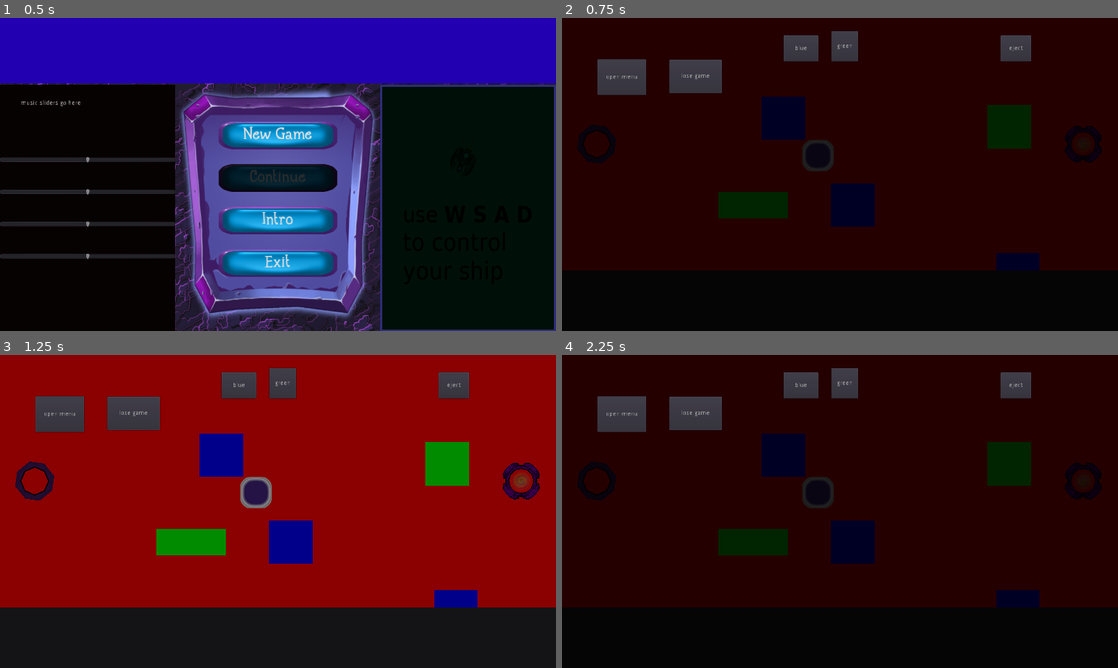
Above: before the commit, frames 1-4 (two rows, left to right).
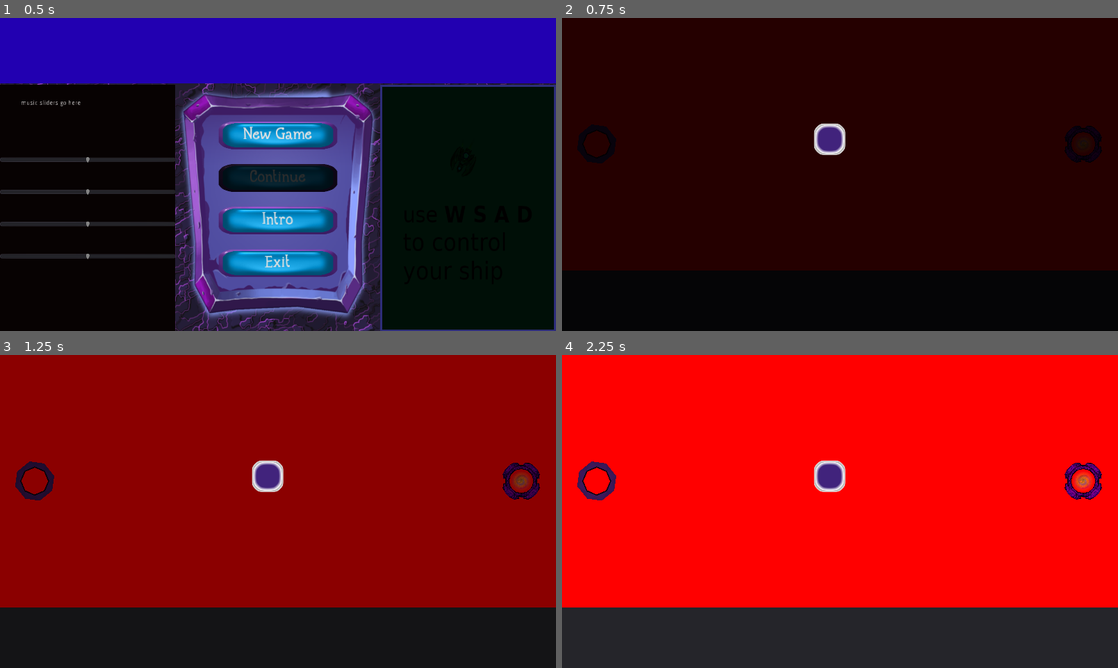
Above: after the commit, the same moments.

Repository: ktosox/Wild_Jam_03_2019
Game: Godot game, scene res://Scenes_and_Scripts/MainMenu/MainMenu.tscn
Two runs of this game, one before a commit and one after it. Both use one fixed random seed, a clock stepped at 60 frames per second and the inputs below.
Inputs (mouse positions are in pixels of both pictures, inside the frame that each line leads up to):
- Up to frame 1 (0.5 s): no input
- Up to frame 2 (0.75 s): click "New Game" at 0.5 s
- Up to frame 3 (1.25 s): no input
- Up to frame 4 (2.25 s): click (623, 414) at 1.25 s, where only the run before the commit has a clickable "open menu"; click (840, 511) at 2 s, where only the run before the commit has a clickable "RESET"

Frame 1 is identical in both runs. In frame 2, 9.1% of the frame differs, in the area x 6-86%, y 4-81%; in frame 3, 9.3%; in frame 4, 100%, in the area x 0-100%, y 0-100%.

Commit message:
code clean up

Diff:
--- a/Scenes_and_Scripts/GameCore/GameLayerHolder.tscn
+++ b/Scenes_and_Scripts/GameCore/GameLayerHolder.tscn
@@ -12,10 +12,7 @@
 color = Color( 0, 0, 0, 1 )
 
 [node name="LayerRed" parent="." instance=ExtResource( 2 )]
-tile_data = PoolIntArray( 196618, 1, 0, 262180, 0, 0, 983083, -1610612735, 0 )
 
 [node name="LayerGreen" parent="." instance=ExtResource( 2 )]
-tile_data = PoolIntArray( 655409, 0, 0, 1310738, 1, 0, 1900553, 1, 0, 1900571, 1, 0 )
 
 [node name="LayerBlue" parent="." instance=ExtResource( 2 )]
-tile_data = PoolIntArray( 589847, 0, 0, 1245215, 0, 0, 1769522, 0, 0 )
--- a/Scenes_and_Scripts/GameCore/GameScene.gd
+++ /dev/null
@@ -1,101 +0,0 @@
-extends Node
-
-var gameMenu = load("res://Scenes_and_Scripts/GameCore/GameMenu.tscn")
-var gameOver = load("res://Scenes_and_Scripts/GameCore/GameOver.tscn")
-var playerBase = load("res://Scenes_and_Scripts/Player/PlayerGhost.tscn")
-var layerHolder
-var player
-
-func _ready():
-	get_tree().paused = false
-	$FadeInTimer.start()
-	$GenericBase.setParent(self)
-	$ExitPortal.parentGameState = self
-	layerHolder = $GameLayerHolder
-	switchActiveLayer("red")
-
-
-func _input(event):
-	if(event.is_action("ui_cancel")):
-		openGameMenu()
-
-#func _process(delta):
-#	pass
-
-func switchActiveLayer(newLayer):
-	layerHolder.setActiveLayer(newLayer)
-	pass
-
-func lockPlayer(lockPosition):
-	player.followMouse = false
-	player.restLocation = lockPosition
-	pass
-
-func unlockPlayer():
-	player.followMouse = true
-	pass
-
-func spawnPlayer():
-	player = playerBase.instance()
-	add_child(player)
-
-func startPortal():
-
-	pass
-
-func gameWon():
-	$WinTimer.start()
-	pass
-
-func openGameMenu():
-	var pauseMenu = gameMenu.instance()
-	self.add_child(pauseMenu, true)
-	get_tree().paused = true
-	pass
-
-func gameLost():
-	var lostScreen = gameOver.instance()
-	self.add_child(lostScreen, true)
-	get_tree().paused = true
-
-
-func _on_Button_pressed():
-	openGameMenu()
-
-
-func _on_Button2_pressed():
-	gameLost()
-
-
-
-func _on_WinTimer_timeout():
-
-	pass # replace with function body
-
-
-
-func _on_FadeInTimer_timeout():
-	spawnPlayer()
-
-	#stuff after fade in ends
-	pass
-
-
-func _on_FadeOutTimer_timeout():
-	#stuff after screen turns black
-	pass
-
-
-func _on_Button3_pressed():
-	unlockPlayer()
-	pass # Replace with function body.
-
-
-func _on_Button5_pressed():
-	switchActiveLayer("green")
-	pass # Replace with function body.
-
-
-func _on_Button4_pressed():
-	switchActiveLayer("blue")
-	pass # Replace with function body.
--- a/Scenes_and_Scripts/GameCore/GameScene.tscn
+++ /dev/null
@@ -1,80 +0,0 @@
-[gd_scene load_steps=8 format=2]
-
-[ext_resource path="res://Scenes_and_Scripts/GameCore/GameScene.gd" type="Script" id=1]
-[ext_resource path="res://Scenes_and_Scripts/GameCore/GameLayerHolder.tscn" type="PackedScene" id=2]
-[ext_resource path="res://Scenes_and_Scripts/Bases/GenericBase.tscn" type="PackedScene" id=3]
-[ext_resource path="res://Scenes_and_Scripts/Environment/SpawnPlatform.tscn" type="PackedScene" id=4]
-[ext_resource path="res://Scenes_and_Scripts/Environment/ExitPortal.tscn" type="PackedScene" id=5]
-[ext_resource path="res://Scenes_and_Scripts/GameCore/ScreenEdge.tscn" type="PackedScene" id=6]
-[ext_resource path="res://Scenes_and_Scripts/Interface/Overlay.tscn" type="PackedScene" id=7]
-
-[node name="GameScene" type="Node"]
-script = ExtResource( 1 )
-
-[node name="GameLayerHolder" parent="." instance=ExtResource( 2 )]
-
-[node name="GenericBase" parent="." instance=ExtResource( 3 )]
-position = Vector2( 589.372, 316.543 )
-
-[node name="SpawnPlatform" parent="." instance=ExtResource( 4 )]
-
-[node name="ExitPortal" parent="." instance=ExtResource( 5 )]
-
-[node name="ScreenEdge" parent="." instance=ExtResource( 6 )]
-
-[node name="Overlay" parent="." instance=ExtResource( 7 )]
-
-[node name="WinTimer" type="Timer" parent="."]
-wait_time = 5.0
-one_shot = true
-
-[node name="FadeInTimer" type="Timer" parent="."]
-one_shot = true
-
-[node name="FadeOutTimer" type="Timer" parent="."]
-wait_time = 4.0
-one_shot = true
-
-[node name="Button" type="Button" parent="."]
-margin_left = 82.0
-margin_top = 95.0
-margin_right = 194.0
-margin_bottom = 177.0
-text = "open menu"
-
-[node name="Button2" type="Button" parent="."]
-margin_left = 247.0
-margin_top = 96.0
-margin_right = 368.0
-margin_bottom = 173.0
-text = "lose game"
-
-[node name="Button3" type="Button" parent="."]
-margin_left = 1010.0
-margin_top = 40.0
-margin_right = 1080.0
-margin_bottom = 100.0
-text = "eject"
-
-[node name="Button4" type="Button" parent="."]
-margin_left = 510.0
-margin_top = 40.0
-margin_right = 590.0
-margin_bottom = 100.0
-text = "blue"
-
-[node name="Button5" type="Button" parent="."]
-margin_left = 620.0
-margin_top = 30.0
-margin_right = 682.0
-margin_bottom = 100.0
-text = "green"
-
-[connection signal="timeout" from="WinTimer" to="." method="_on_WinTimer_timeout"]
-[connection signal="timeout" from="FadeInTimer" to="." method="_on_FadeInTimer_timeout"]
-[connection signal="timeout" from="FadeOutTimer" to="." method="_on_FadeOutTimer_timeout"]
-[connection signal="pressed" from="Button" to="." method="_on_Button_pressed"]
-[connection signal="pressed" from="Button2" to="." method="_on_Button2_pressed"]
-[connection signal="pressed" from="Button3" to="." method="_on_Button3_pressed"]
-[connection signal="pressed" from="Button4" to="." method="_on_Button4_pressed"]
-[connection signal="pressed" from="Button5" to="." method="_on_Button5_pressed"]
--- a/Scenes_and_Scripts/GameCore/GameState.gd
+++ b/Scenes_and_Scripts/GameCore/GameState.gd
@@ -3,6 +3,12 @@
 #defualt game state
 
 #used by all levels for gameplay stuff
+
+var gameMenu = load("res://Scenes_and_Scripts/GameCore/GameMenu.tscn")
+var gameOver = load("res://Scenes_and_Scripts/GameCore/GameOver.tscn")
+var playerBase = load("res://Scenes_and_Scripts/Player/PlayerGhost.tscn")
+var player
+
 
 var myLevel #
 var myManager
@@ -14,8 +20,13 @@
 
 
 func _ready():
+	get_tree().paused = false
+	$FadeInTimer.start()
+	$GenericBase.setParent(self)
+	$ExitPortal.parentGameState = self
 	layerHolder = $GameLayerHolder
 	switchActiveLayer("red")
+
 
 func _process(delta):
 
@@ -24,17 +35,19 @@
 
 
 func _input(event):
-	if(gameMode):
-		#ghost mode stuff
-		pass
-	else:
-		#base mode stuff
-		pass
-	#if(event.is_class("InputEventMouseButton") and event.is_pressed()):
-	#	if(event.button_index == 1): #follow on left mouse button click
-	#		followMouse = true
-	#	elif(event.button_index == 2): # stop following on right button click
-	#		followMouse = false
+	if(event.is_action("ui_cancel")):
+		openGameMenu()
+#	if(gameMode):
+#		#ghost mode stuff
+#		pass
+#	else:
+#		#base mode stuff
+#		pass
+#	#if(event.is_class("InputEventMouseButton") and event.is_pressed()):
+#	#	if(event.button_index == 1): #follow on left mouse button click
+#	#		followMouse = true
+#	#	elif(event.button_index == 2): # stop following on right button click
+#	#		followMouse = false
 
 func switchGameMode():
 	if(gameMode):
@@ -45,9 +58,43 @@
 		pass
 	pass
 
+
 func switchActiveLayer(newLayer):
 	layerHolder.setActiveLayer(newLayer)
 	pass
+
+func lockPlayer(lockPosition):
+	player.followMouse = false
+	player.restLocation = lockPosition
+	pass
+
+func unlockPlayer():
+	player.followMouse = true
+	pass
+
+func spawnPlayer():
+	player = playerBase.instance()
+	add_child(player)
+
+func startPortal():
+
+	pass
+
+func gameWon():
+	$WinTimer.start()
+	pass
+
+func openGameMenu():
+	var pauseMenu = gameMenu.instance()
+	self.add_child(pauseMenu, true)
+	get_tree().paused = true
+	pass
+
+func gameLost():
+	var lostScreen = gameOver.instance()
+	self.add_child(lostScreen, true)
+	get_tree().paused = true
+
 
 func _on_wonDelay_timeout():
 	myManager.changeLevel()
@@ -61,3 +108,8 @@
 		myManager.gameOver()
 	myManager.rest
 	pass
+
+
+func _on_FadeInTimer_timeout():
+	spawnPlayer()
+	pass # Replace with function body.
--- a/Scenes_and_Scripts/GameCore/GameState.tscn
+++ b/Scenes_and_Scripts/GameCore/GameState.tscn
@@ -1,12 +1,23 @@
-[gd_scene load_steps=5 format=2]
+[gd_scene load_steps=8 format=2]
 
 [ext_resource path="res://Scenes_and_Scripts/GameCore/GameState.gd" type="Script" id=1]
-[ext_resource path="res://Scenes_and_Scripts/Interface/Overlay.tscn" type="PackedScene" id=2]
-[ext_resource path="res://Scenes_and_Scripts/GameCore/GameLayerHolder.tscn" type="PackedScene" id=3]
-[ext_resource path="res://Scenes_and_Scripts/Player/PlayerGhost.tscn" type="PackedScene" id=4]
+[ext_resource path="res://Scenes_and_Scripts/GameCore/GameLayerHolder.tscn" type="PackedScene" id=2]
+[ext_resource path="res://Scenes_and_Scripts/GameCore/ScreenEdge.tscn" type="PackedScene" id=3]
+[ext_resource path="res://Scenes_and_Scripts/Environment/SpawnPlatform.tscn" type="PackedScene" id=4]
+[ext_resource path="res://Scenes_and_Scripts/Environment/ExitPortal.tscn" type="PackedScene" id=5]
+[ext_resource path="res://Scenes_and_Scripts/Interface/Overlay.tscn" type="PackedScene" id=6]
+[ext_resource path="res://Scenes_and_Scripts/Bases/GenericBase.tscn" type="PackedScene" id=7]
 
 [node name="GameState" type="Node"]
 script = ExtResource( 1 )
+
+[node name="GameLayerHolder" parent="." instance=ExtResource( 2 )]
+
+[node name="ScreenEdge" parent="." instance=ExtResource( 3 )]
+
+[node name="SpawnPlatform" parent="." instance=ExtResource( 4 )]
+
+[node name="ExitPortal" parent="." instance=ExtResource( 5 )]
 
 [node name="lostDelay" type="Timer" parent="."]
 wait_time = 4.0
@@ -16,11 +27,15 @@
 wait_time = 4.0
 one_shot = true
 
-[node name="Overlay" parent="." instance=ExtResource( 2 )]
+[node name="Overlay" parent="." instance=ExtResource( 6 )]
 
-[node name="GameLayerHolder" parent="." instance=ExtResource( 3 )]
+[node name="GenericBase" parent="." instance=ExtResource( 7 )]
+position = Vector2( 616.3, 278.922 )
 
-[node name="PlayerGhost" parent="." instance=ExtResource( 4 )]
+[node name="FadeInTimer" type="Timer" parent="."]
+wait_time = 1.6
+one_shot = true
 
 [connection signal="timeout" from="lostDelay" to="." method="_on_lostDelay_timeout"]
 [connection signal="timeout" from="wonDelay" to="." method="_on_wonDelay_timeout"]
+[connection signal="timeout" from="FadeInTimer" to="." method="_on_FadeInTimer_timeout"]
--- /dev/null
+++ b/Scenes_and_Scripts/Levels/1/GameLayersLevel1.tscn
@@ -0,0 +1,21 @@
+[gd_scene load_steps=3 format=2]
+
+[ext_resource path="res://Scenes_and_Scripts/GameCore/GameLayerHolder.gd" type="Script" id=1]
+[ext_resource path="res://Scenes_and_Scripts/GameCore/ColorLayer.tscn" type="PackedScene" id=2]
+
+[node name="GameLayerHolder" type="Node"]
+script = ExtResource( 1 )
+
+[node name="Background" type="ColorRect" parent="."]
+anchor_right = 1.0
+anchor_bottom = 1.0
+color = Color( 0, 0, 0, 1 )
+
+[node name="LayerRed" parent="." instance=ExtResource( 2 )]
+tile_data = PoolIntArray( 65563, 0, 0, 196614, 0, 0, 196619, 0, 0, 196624, 0, 0, 196651, 1, 0, 393239, 1, 0, 393266, 1, 0, 589838, 0, 0, 655379, 1, 0, 1048591, 0, 0, 1835015, 1, 0, 1835023, 1, 0, 1835031, 1, 0, 1835039, 1, 0, 1900591, 0, 0, 2031623, 1, 0, 2031631, 1, 0, 2031639, 1, 0, 2031647, 1, 0 )
+
+[node name="LayerGreen" parent="." instance=ExtResource( 2 )]
+tile_data = PoolIntArray( 983062, 1, 0, 983070, 1, 0, 1048614, 0, 0, 1179670, 1, 0, 1179678, 1, 0, 1507349, 1, 0, 1507355, 1, 0, 1507363, 1, 0, 1572907, 0, 0, 1572912, 0, 0, 1572917, 0, 0, 1572922, 0, 0, 1900597, 0, 0, 1900602, 0, 0 )
+
+[node name="LayerBlue" parent="." instance=ExtResource( 2 )]
+tile_data = PoolIntArray( 33, 0, 0, 327713, 0, 0, 655393, 0, 0, 720934, 0, 0, 786475, 0, 0, 1245227, 0, 0 )
--- a/Scenes_and_Scripts/Levels/1/Level1.tscn
+++ /dev/null
@@ -1,3 +0,0 @@
-[gd_scene format=2]
-
-[node name="Level1" type="Node"]
--- a/Scenes_and_Scripts/MainMenu/MainMenu.gd
+++ b/Scenes_and_Scripts/MainMenu/MainMenu.gd
@@ -27,7 +27,7 @@
 
 func _on_Button_NewGame_pressed():
 	Save.Level = 0
-	get_tree().change_scene("res://Scenes_and_Scripts/GameCore/GameScene.tscn")
+	get_tree().change_scene("res://Scenes_and_Scripts/GameCore/GameState.tscn")
 
 
 func _on_Button_Intro_pressed():
